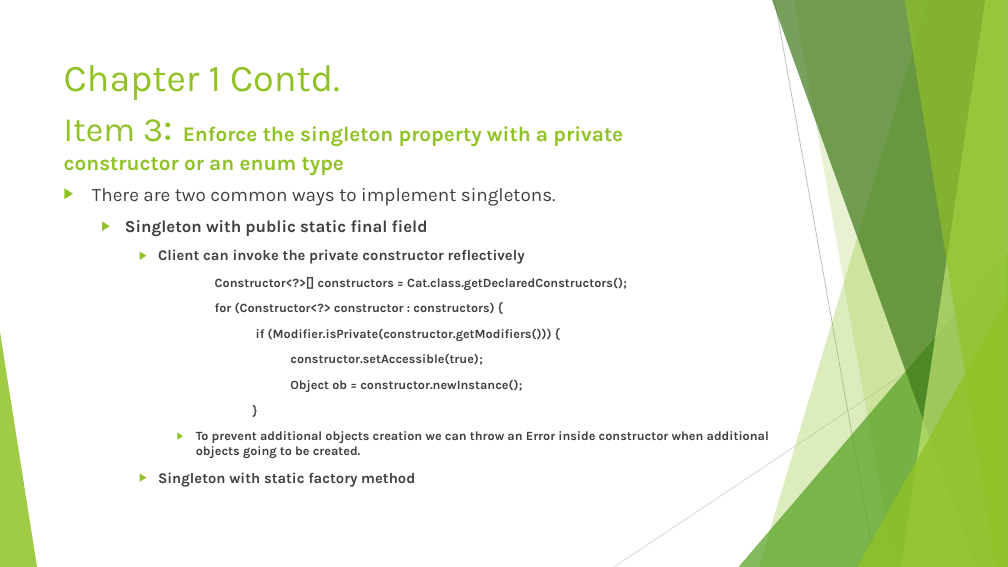
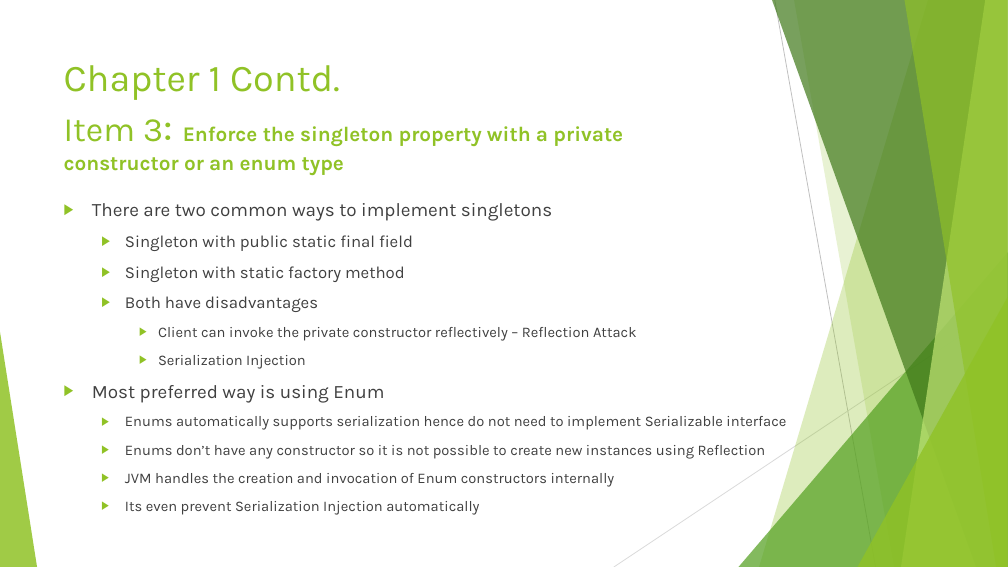
Before and after one commit to chinthanabt/EffectiveJava, a slide deck: slide 7 of EffectiveJava.pptx. Drawn at 1008x567 pixels with LibreOffice and Linux fonts; fonts in the diff are those of the drawing. Boxes give left, top, right and bottom in pixels: in the first picture for what was removed or moved away, otherwise in the second. Text is boxed around its words. In the diff, an @@ line names an element or a change of style, - is before the commit and + after.

```diff
--- a/EffectiveJava.pptx
+++ b/EffectiveJava.pptx
@@ text "There are two common ways ...": place and size @@
-text "There are two common ways ..." at (92,188,769,487)
+text "There are two common ways ..." at (92,203,786,515)
@@ text at (92,203,552,221): text changed @@
-▶ There are two common ways to implement singletons.
+▶ There are two common ways to implement singletons
@@ text at (125,235,413,282): bold off in "Singleton with public static final field", "Singleton with static factory method"; size 14 to 16 pt in "Singleton with static factory method"; list level 3 to 2 in "Singleton with static factory method" @@
@@ text at (158,249,769,458): paragraphs removed @@
-    ▶ Client can invoke the private constructor reflectively
-      Constructor<?>[] constructors = Cat.class.getDeclaredConstructors();
-      for (Constructor<?> constructor : constructors) {
-      if (Modifier.isPrivate(constructor.getModifiers())) {
-      constructor.setAccessible(true);
-      Object ob = constructor.newInstance();
-      }
-      ▶ To prevent additional objects creation we can throw an Error inside constructor when additional objects going to be created.
@@ text at (92,296,786,515): paragraphs added @@
+  ▶ Both have disadvantages
+    ▶ Client can invoke the private constructor reflectively – Reflection Attack
+    ▶ Serialization Injection
+▶ Most preferred way is using Enum
+  ▶ Enums automatically supports serialization hence do not need to implement Serializable interface
+  ▶ Enums don’t have any constructor so it is not possible to create new instances using Reflection
+  ▶ JVM handles the creation and invocation of Enum constructors internally
+  ▶ Its even prevent Serialization Injection automatically
```
Also in this commit, not shown: 27 other files.
